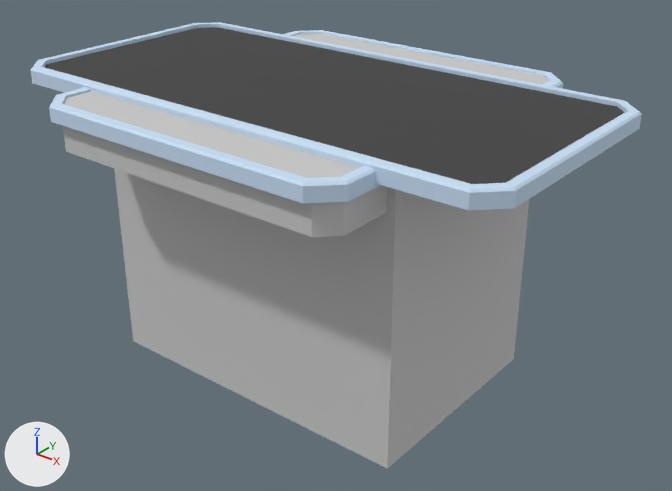
An edit to the FBX model flick_vr/Content/FlickerGame/Meshes/table.FBX, drawn before and after from the same camera.
Camera for both pictures: a 50 mm camera at (3.72, -4.34, 3.6) aimed at (0.19, 0.08, 0.86). The axes (+X, +Y, +Z) are drawn at lower left. The lights are the same throughout. Where no turn or scale is listed for an object, it has been applied to the vertices.
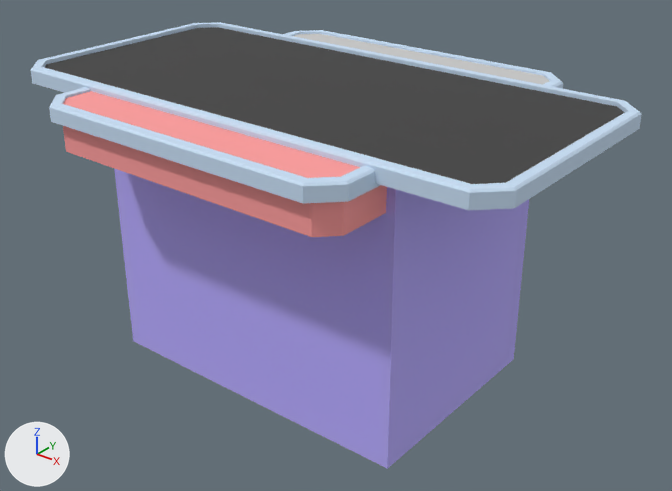
Location of each change, (x1, y1, x2, y2) in pixels of the pictures (672 x 491 px):
'Box002', recoloured (grey to blue): (114, 169, 529, 469) in both
'Box003', recoloured (grey to pink): (63, 91, 387, 237) in both

What the commit changed:
Material '05 - Default' (mat_05___default) is new.
Its base color is (0.486, 0.42, 1.0) (blue #b9adff).
Its roughness is 0.859.
Material '04 - Default' (mat_04___default) is new.
Its base color is (1.0, 0.341, 0.341) (pink #ff9e9e).
Its roughness is 0.859.
me_mesh_005 has 12 vertices, 20 faces and spans x -1.09..1.09, y -0.34..0.34, z 0.0..0.29.
me_mesh_005 no longer uses material mat_02___default (light grey #cacaca).
me_mesh_005 now uses material mat_04___default (pink #ff9e9e).
me_mesh_006 has 8 vertices, 6 faces and spans x -1.14..1.14, y -0.76..0.76, z 0.0..1.9.
me_mesh_006 no longer uses material mat_02___default (light grey #cacaca).
me_mesh_006 now uses material mat_05___default (blue #b9adff).
